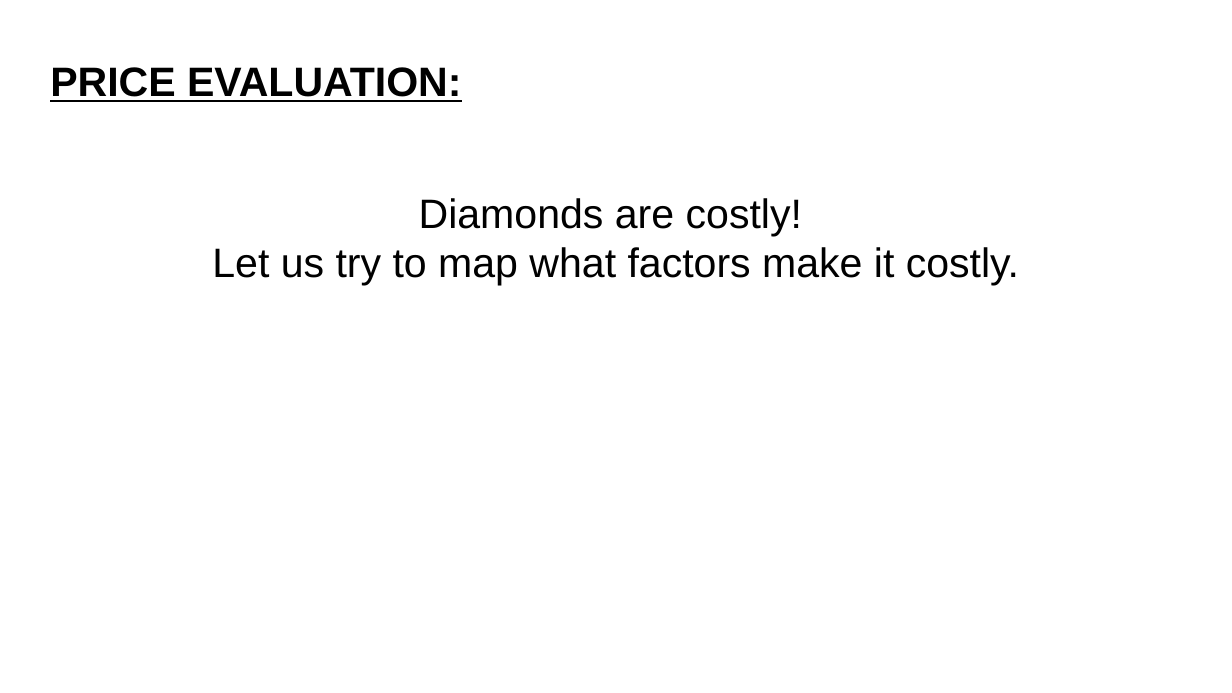
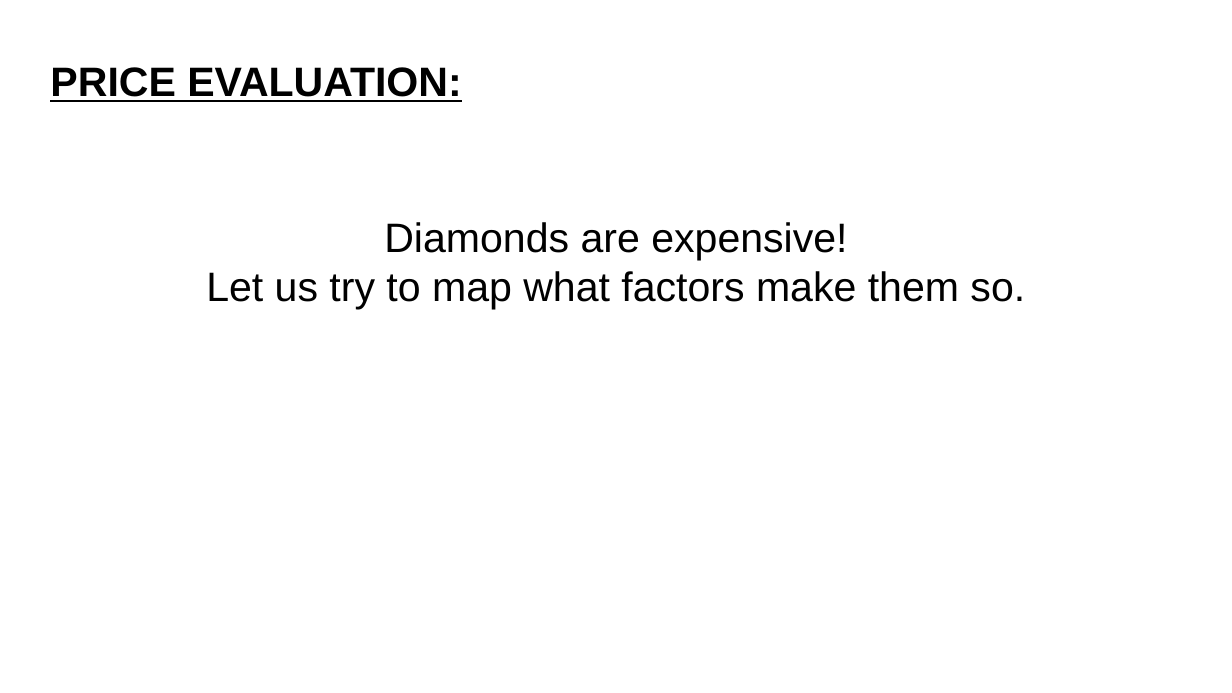
Before and after one commit to Decision-Stats/ppts, a slide deck: slide 20 of GGPLOT IN PYTHON.pptx (slide 21 before the commit). Drawn at 1232x693 pixels with LibreOffice and Linux fonts; fonts in the diff are those of the drawing. Boxes give left, top, right and bottom in pixels: in the first picture for what was removed or moved away, otherwise in the second. Text is boxed around its words. In the diff, an @@ line names an element or a change of style, - is before the commit and + after.

```diff
--- a/GGPLOT IN PYTHON.pptx
+++ b/GGPLOT IN PYTHON.pptx
@@ text at [206,222,1025,310]: text changed @@
-Diamonds are costly!
-Let us try to map what factors make it costly.
+Diamonds are expensive!
+Let us try to map what factors make them so.
```
Also in this commit, not shown: 22 other slides changed, 1 slide added, 2 slides removed, 1 other file.
